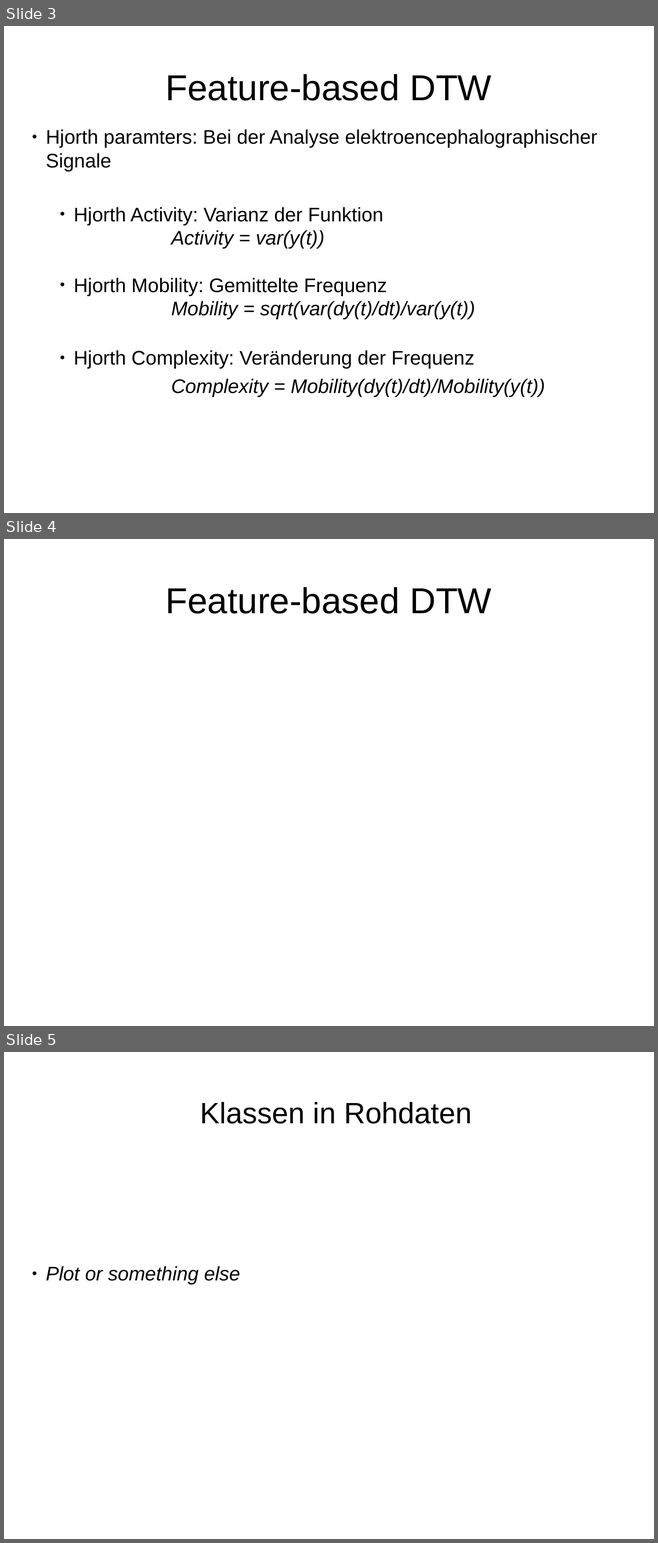
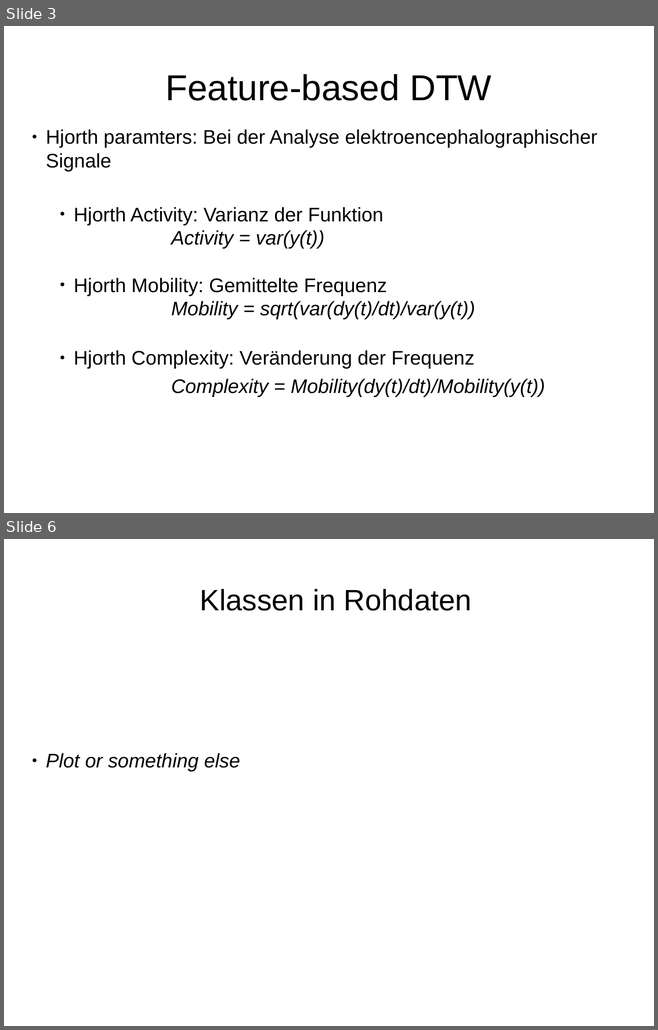
Before and after one commit to HannahSyrek/MTAnalysisOfCGMCurves, a slide deck: presentations/presentation_21_03_18.odp. Shown one above the other, each under a label of ours: slides 3, 4 and 5 before the commit, slides 3 and 6 after it; the slides between them are not shown. The pictures are 658x1543 and 658x1030 pixels, drawn with LibreOffice and Linux fonts; fonts in the diff are those of the drawing. Boxes give left, top, right and bottom in pixels: in the first picture for what was removed or moved away, otherwise in the second. Text is boxed around its words. In the diff, an @@ line names an element or a change of style, - is before the commit and + after.

```diff
--- a/presentations/presentation_21_03_18.odp
+++ b/presentations/presentation_21_03_18.odp
@@ slide 4 removed at box(4, 539, 654, 1026), background #FFFFFF @@
@@ title removed at box(165, 587, 491, 614) @@
-Feature-based DTW
@@ what was slide 5 is now slide 6 @@
```
Also in this commit, not shown: 2 slides added, 9 other files.
